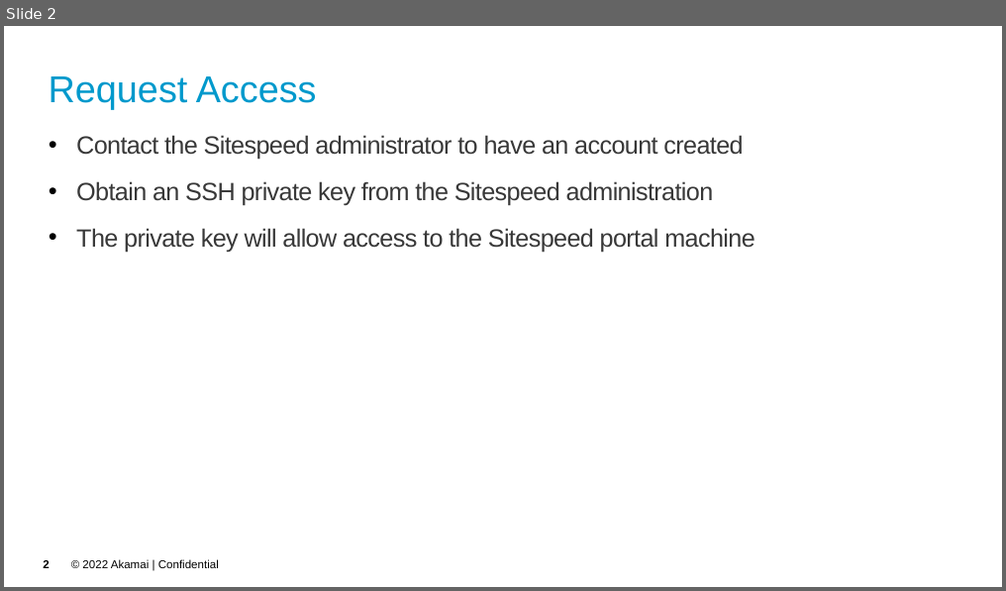
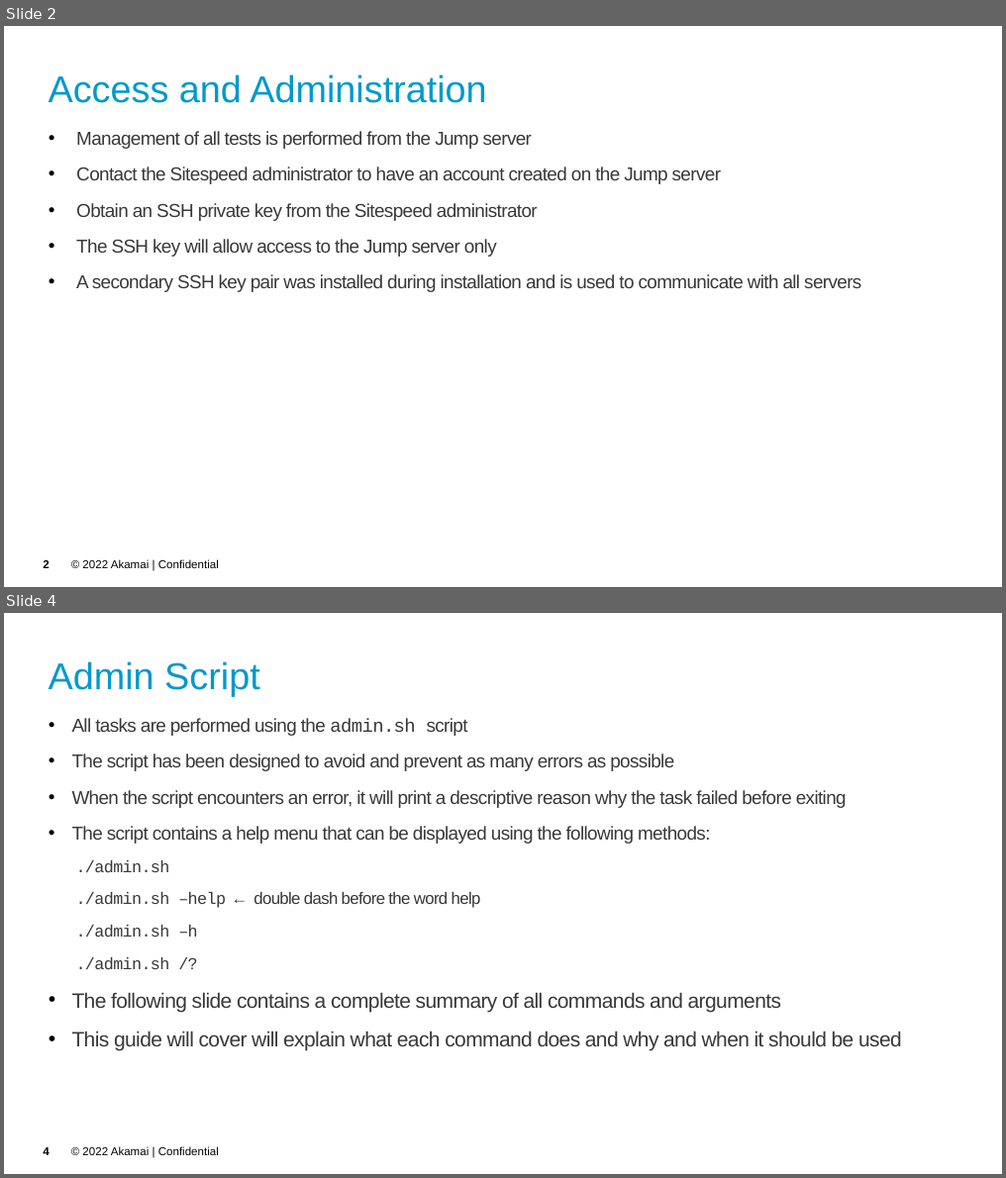
Before and after one commit to akamai-consulting/sitespeed, a slide deck: Info/Guide.pptx. Shown one above the other, each under a label of ours: slide 2 before the commit, slides 2 and 4 after it; the slides between them are not shown. The pictures are 1006x591 and 1006x1178 pixels, drawn with LibreOffice and Linux fonts; fonts in the diff are those of the drawing; background and template pictures are left out. Boxes give left, top, right and bottom in pixels: in the first picture for what was removed or moved away, otherwise in the second. Text is boxed around its words. In the diff, an @@ line names an element or a change of style, - is before the commit and + after.

Commit message:
Complete users guide

```diff
--- a/Info/Guide.pptx
+++ b/Info/Guide.pptx
@@ slide 4 added at [4, 613, 1002, 1174], background picture (left out); not listed: 2 template elements that a slide beside it also shows @@
@@ title added at [49, 662, 260, 696], 36 pt, text #0099CC @@
+Admin Script
@@ text added at [72, 718, 902, 1052], 18 pt, text #383838 @@
+• All tasks are performed using the admin.sh script
+• The script has been designed to avoid and prevent as many errors as possible
+• When the script encounters an error, it will print a descriptive reason why the task failed before exiting
+• The script contains a help menu that can be displayed using the following methods:
+  ./admin.sh
+  ./admin.sh –help ← double dash before the word help
+  ./admin.sh –h
+  ./admin.sh /?
+• The following slide contains a complete summary of all commands and arguments
+• This guide will cover will explain what each command does and why and when it should be used
@@ slide 2 changed as well @@
@@ title at [49, 75, 486, 103]: text changed @@
-Request Access
+Access and Administration
@@ text at [76, 131, 861, 292]: text changed; size 24 to 18 pt @@
-• Contact the Sitespeed administrator to have an account created
-• Obtain an SSH private key from the Sitespeed administration
-• The private key will allow access to the Sitespeed portal machine
+• Management of all tests is performed from the Jump server
+• Contact the Sitespeed administrator to have an account created on the Jump server
+• Obtain an SSH private key from the Sitespeed administrator
+• The SSH key will allow access to the Jump server only
+• A secondary SSH key pair was installed during installation and is used to communicate with all servers
```
Also in this commit, not shown: 6 other slides changed, 8 other slides added, 1 other file.
